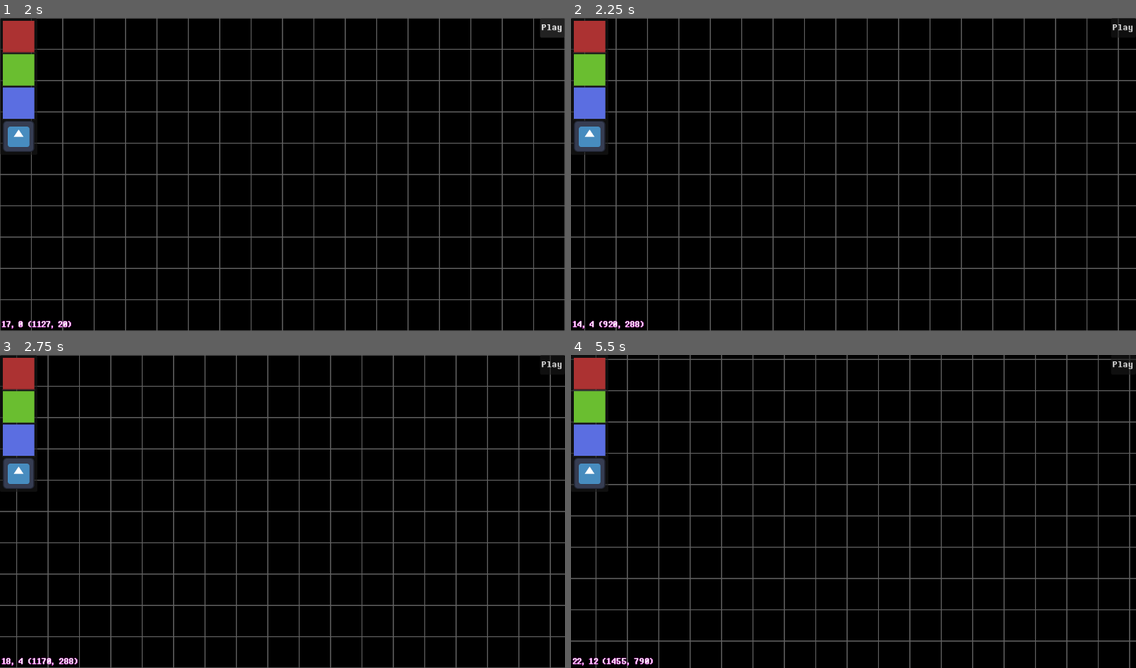
Above: before the commit, frames 1-4 (two rows, left to right).
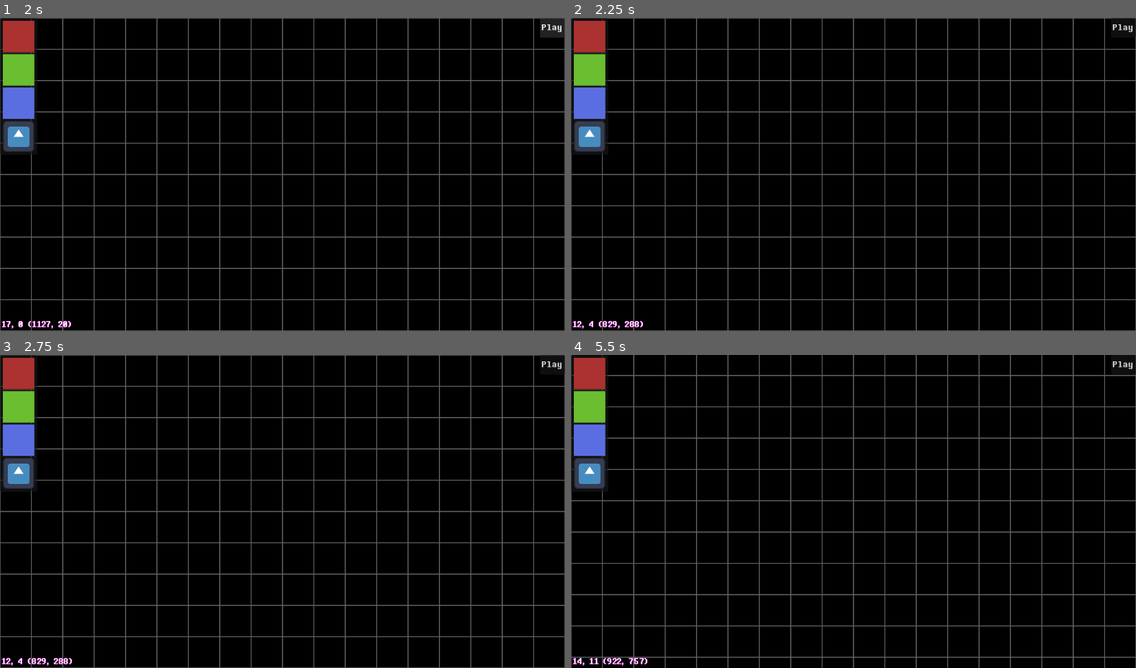
Above: after the commit, the same moments.

Repository: LunarTides/nutdealer
Game: Godot game, scene res://scenes/ui/creator/creator_dark_world_ui.tscn
Same seed, same stepped clock (60 frames per second), same inputs: the game is played once before the commit and once after it. The engine's default icon, where the game draws it, is replaced by a stand-in: a white triangle on a blue panel in a dark square.
Inputs (mouse positions are in pixels of both pictures, inside the frame that each line leads up to):
- Up to frame 1 (2 s): click "Play" at 0.5 s; click "Play" at 1.25 s
- Up to frame 2 (2.25 s): tap Enter at 2 s; move the mouse to (977, 158) at 2.02 s; hold D (editor_pan_right) from 2.03 s (still down); hold Ctrl from 2.03 s (still down); click (977, 158) at 2.17 s
- Up to frame 3 (2.75 s): keep holding D (editor_pan_right); keep holding Ctrl
- Up to frame 4 (5.5 s): move the mouse to (740, 527) at 2.77 s; release D (editor_pan_right) at 2.78 s; release Ctrl at 2.78 s; hold S (editor_pan_down) 2.78-3.53 s; tap Z (interact) at 2.85, 5.1 s; tap Ctrl at 3.05, 4.35 s; move the mouse to (910, 442) at 3.52 s; hold D (editor_pan_right) 3.53-4.28 s; hold Ctrl 3.53-4.28 s; move the mouse to (825, 574) at 4.27 s; hold Shift (editor_pan_speed_up) 4.28-5.03 s; click (825, 574) at 4.42 s; tap Space at 5 s; move the mouse to (1023, 558) at 5.02 s; hold A (editor_pan_left) from 5.03 s (still down); hold Ctrl from 5.03 s (still down)

Frame 1 is identical in both runs. In frame 2, 7.8% of the frame differs, in the area x 0-100%, y 0-100%; in frame 3, 7.6%; in frame 4, 15%.

Commit message:
Fix remaining issues with saving/loading in editor

Diff:
--- a/scenes/ui/creator/creator_dark_world_ui.gd
+++ b/scenes/ui/creator/creator_dark_world_ui.gd
@@ -51,7 +51,9 @@
 			true_pan_speed *= 5
 
 		var vector: Vector2 = Input.get_vector(&"editor_pan_left", &"editor_pan_right", &"editor_pan_up", &"editor_pan_down")
-		if vector:
+		var is_ctrl_pressed: bool = Input.is_key_pressed(KEY_CTRL)
+
+		if vector and not is_ctrl_pressed:
 			camera_2d.position += vector * true_pan_speed * delta
 
 			# Move the grid hint to give an illusion that it's an infinite plane.
--- a/scenes/ui/creator/dialogue/creator_abandon_save_dialogue.tscn
+++ b/scenes/ui/creator/dialogue/creator_abandon_save_dialogue.tscn
@@ -9,4 +9,3 @@
 dialog_text = "You haven't saved this world.
 Are you sure you want to abandon it?"
 dialog_autowrap = true
-cancel_button_text = "Back"
--- a/scenes/ui/creator/dialogue/creator_first_save_dialogue.tscn
+++ b/scenes/ui/creator/dialogue/creator_first_save_dialogue.tscn
@@ -2,6 +2,7 @@
 
 [node name="CreatorFirstSaveDialogue" type="ConfirmationDialog" unique_id=1819187575]
 oversampling_override = 1.0
+initial_position = 2
 visible = true
 ok_button_text = "Save"
 
--- /dev/null
+++ b/scenes/ui/creator/dialogue/creator_overwrite_save_dialogue.tscn
@@ -0,0 +1,11 @@
+[gd_scene format=3 uid="uid://dnkgm1j1jhd81"]
+
+[node name="CreatorOverwriteSaveDialogue" type="ConfirmationDialog" unique_id=196868981]
+oversampling_override = 1.0
+initial_position = 2
+size = Vector2i(320, 116)
+visible = true
+ok_button_text = "Overwrite"
+dialog_text = "A world with this name already exists.
+Overwite it?"
+dialog_autowrap = true
--- /dev/null
+++ b/scenes/ui/creator/dialogue/creator_save_dialogue.tscn
@@ -0,0 +1,12 @@
+[gd_scene format=3 uid="uid://ddvp7p0x0n6ov"]
+
+[node name="CreatorSaveDialogue" type="ConfirmationDialog" unique_id=196868981]
+oversampling_override = 1.0
+initial_position = 2
+size = Vector2i(320, 116)
+visible = true
+ok_button_text = "Save"
+dialog_text = "You haven't saved this world.
+Do you want to save it before you leave?"
+dialog_autowrap = true
+cancel_button_text = "Don't Save"
--- a/scripts/creator/creator.gd
+++ b/scripts/creator/creator.gd
@@ -29,7 +29,7 @@
 			creator_disabled.emit()
 var world_name: String
 # TODO: Show this dirty flag in-editor.
-var dirty: bool = true
+var dirty: bool = false
 
 @onready var dark_world_ui: CreatorDarkWorldUI = $/root/CreatorDarkWorldUI
 
--- a/scripts/creator/creator_save.gd
+++ b/scripts/creator/creator_save.gd
@@ -3,6 +3,8 @@
 const CREATOR_FIRST_SAVE_DIALOGUE: PackedScene = preload("uid://24k3h1cax05e")
 const CREATOR_OPEN_WORLD_DIALOGUE: PackedScene = preload("uid://1xt5rpnm2slf")
 const CREATOR_ABANDON_SAVE_DIALOGUE: PackedScene = preload("uid://dkt1holgrwxif")
+const CREATOR_SAVE_DIALOGUE: PackedScene = preload("uid://ddvp7p0x0n6ov")
+const CREATOR_OVERWRITE_SAVE_DIALOGUE: PackedScene = preload("uid://dnkgm1j1jhd81")
 
 var has_saved_once: bool:
 	get:
@@ -27,49 +29,29 @@
 
 # Called every frame. 'delta' is the elapsed time since the previous frame.
 func _process(delta: float) -> void:
+	if Game.playing:
+		return
+
+	# Save
 	if Input.is_action_just_pressed(&"save"):
+		# Old world.
 		if world_name:
 			save_world()
-		else:
-			var dialogue: ConfirmationDialog = CREATOR_FIRST_SAVE_DIALOGUE.instantiate()
-			dialogue.confirmed.connect(func() -> void:
-				var new_world_name: String = dialogue.get_node(^"WorldName").text
-				if not new_world_name:
-					return
-
-				world_name = new_world_name
-				save_world()
-				dialogue.queue_free()
-			)
-			dialogue.canceled.connect(func() -> void:
-				dialogue.queue_free()
-			)
-			add_child(dialogue)
-			dialogue.popup_centered_clamped()
-
+			return
+
+		# New world.
+		create_first_save_dialogue()
+
+	# Open World
 	if Input.is_action_just_pressed(&"editor_open_world"):
 		if has_saved_once and dirty:
-			# TODO: Implement
-			push_warning("Not implemented: Is dirty while opening world. Please save first.")
-
-		var dialogue: FileDialog = CREATOR_OPEN_WORLD_DIALOGUE.instantiate()
-		dialogue.dir_selected.connect(func(dir: String) -> void:
-			dialogue.queue_free()
-
-			if not dir.contains("/worlds/") or not FileAccess.file_exists("%s/world.cfg" % dir):
-				return
-
-			new_world()
-
-			var parts: PackedStringArray = dir.split("/")
-			world_name = parts[parts.size() - 1]
-			load_world()
-		)
-		dialogue.canceled.connect(func() -> void:
-			dialogue.queue_free()
-		)
-		add_child(dialogue)
-
+			# Ask to save first.
+			create_save_dialogue(create_open_world_dialogue)
+			return
+
+		create_open_world_dialogue()
+
+	# New World
 	if Input.is_action_just_pressed(&"editor_new_world"):
 		if not dirty:
 			new_world()
@@ -90,15 +72,84 @@
 			dialogue.popup_centered_clamped()
 			return
 
-		# TODO: Handle.
-		push_warning("Not implemented: Is dirty, but has already saved once.")
+		# Ask to save first.
+		create_save_dialogue(new_world)
+
+func create_save_dialogue(then: Callable) -> void:
+	var dialogue: ConfirmationDialog = CREATOR_SAVE_DIALOGUE.instantiate()
+	dialogue.confirmed.connect(func() -> void:
+		save_world()
+		dialogue.queue_free()
+		then.call()
+	)
+	dialogue.canceled.connect(func() -> void:
+		dialogue.queue_free()
+		then.call()
+	)
+	add_child(dialogue)
+	dialogue.popup_centered_clamped()
+
+func create_first_save_dialogue() -> void:
+	var dialogue: ConfirmationDialog = CREATOR_FIRST_SAVE_DIALOGUE.instantiate()
+	dialogue.confirmed.connect(func() -> void:
+		var new_world_name: String = dialogue.get_node(^"WorldName").text
+		if not new_world_name:
+			return
+
+		# Check conflict. Ask before for overriding.
+		if DirAccess.dir_exists_absolute("user://worlds/%s" % new_world_name):
+			var overwrite_dialogue: ConfirmationDialog = CREATOR_OVERWRITE_SAVE_DIALOGUE.instantiate()
+			overwrite_dialogue.confirmed.connect(func() -> void:
+				# User chose to overwrite.
+				overwrite_dialogue.queue_free()
+				world_name = new_world_name
+				save_world()
+				dialogue.queue_free()
+			)
+			overwrite_dialogue.canceled.connect(func() -> void:
+				overwrite_dialogue.queue_free()
+			)
+			add_child(overwrite_dialogue)
+			overwrite_dialogue.popup_centered_clamped()
+		else:
+			# No conflict. Save.
+			world_name = new_world_name
+			save_world()
+			dialogue.queue_free()
+	)
+	dialogue.canceled.connect(func() -> void:
+		dialogue.queue_free()
+	)
+	add_child(dialogue)
+	dialogue.popup_centered_clamped()
+	# Place focus on the world name input.
+	dialogue.get_node(^"WorldName").grab_focus()
+
+func create_open_world_dialogue() -> void:
+	var dialogue: FileDialog = CREATOR_OPEN_WORLD_DIALOGUE.instantiate()
+	dialogue.dir_selected.connect(func(dir: String) -> void:
+		dialogue.queue_free()
+
+		if not dir.contains("/worlds/") or not FileAccess.file_exists("%s/world.cfg" % dir):
+			return
+
 		new_world()
+
+		var parts: PackedStringArray = dir.split("/")
+		world_name = parts[parts.size() - 1]
+		load_world()
+	)
+	dialogue.canceled.connect(func() -> void:
+		dialogue.queue_free()
+	)
+	add_child(dialogue)
 
 func make_dirty() -> void:
 	Creator.make_dirty()
 
 func save_world() -> void:
 	if Game.playing:
+		# TODO: Show to the player.
 		push_error("You cannot save the world while previewing the game.")
 		return
 
@@ -135,6 +186,7 @@
 		# Don't ask.
 		tile.owner = null
 		tile.reparent(Game.tiles)
+		tile.owner = Game.tiles
 
 	# Config
 	var config: ConfigFile = ConfigFile.new()
@@ -154,4 +206,4 @@
 
 	world_name = ""
 	has_saved_once = false
-	make_dirty()
+	dirty = false
